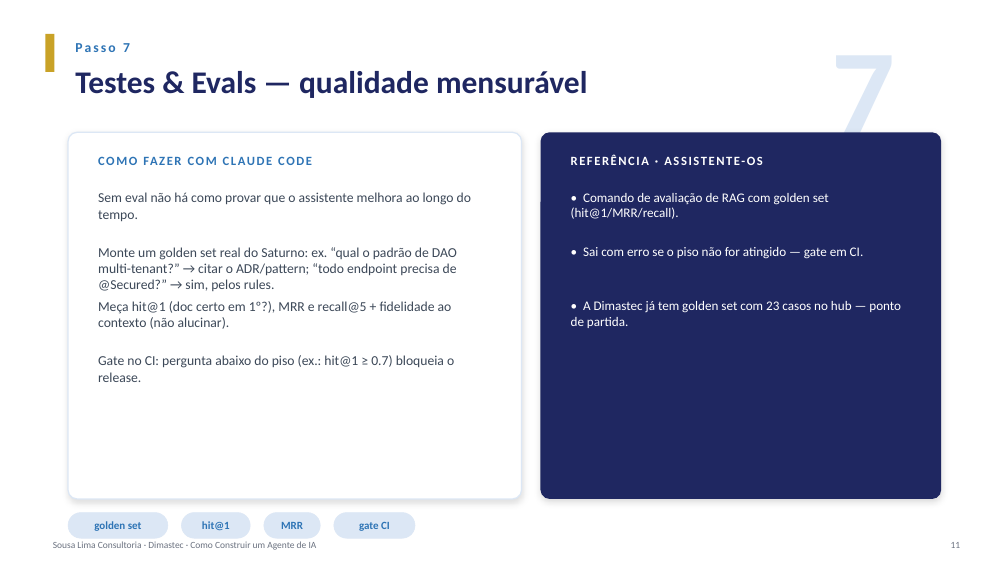
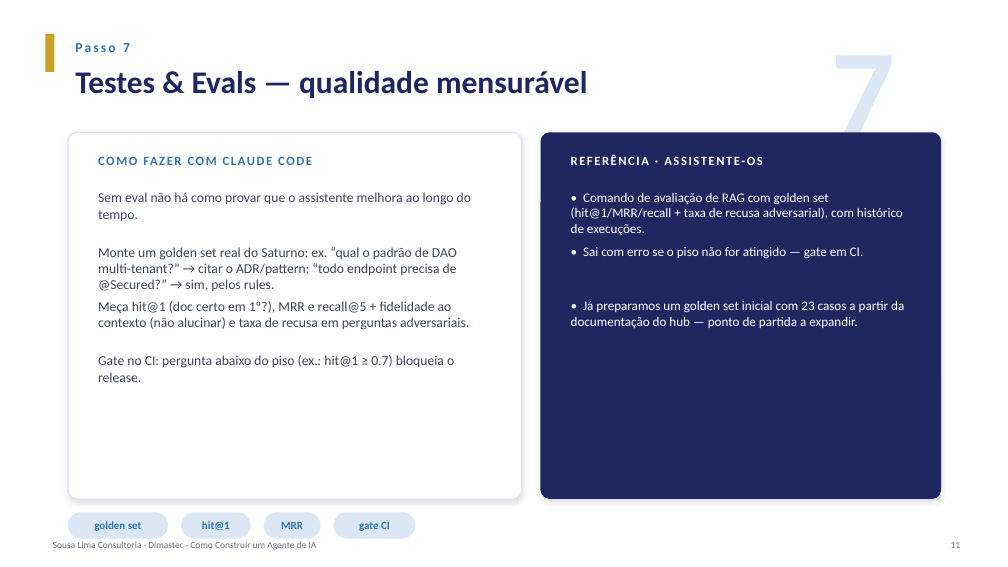
Before and after one commit to devopsadmins/assistente-os, a slide deck: slide 11 of docs/dimastec/Plano-Demonstracao-Agente-IA-Dimastec-CTO.pptx. Drawn at 1008x567 pixels with LibreOffice and Linux fonts; fonts in the diff are those of the drawing. Boxes give left, top, right and bottom in pixels: in the first picture for what was removed or moved away, otherwise in the second. Text is boxed around its words. In the diff, an @@ line names an element or a change of style, - is before the commit and + after.

Commit message:
Dimastec

```diff
--- a/docs/dimastec/Plano-Demonstracao-Agente-IA-Dimastec-CTO.pptx
+++ b/docs/dimastec/Plano-Demonstracao-Agente-IA-Dimastec-CTO.pptx
@@ text at (x1=571, y1=193, x2=903, y2=235): text changed @@
-• Comando de avaliação de RAG com golden set (hit@1/MRR/recall).
+• Comando de avaliação de RAG com golden set (hit@1/MRR/recall + taxa de recusa adversarial), com histórico de execuções.
@@ text at (x1=98, y1=301, x2=469, y2=330): text changed @@
-Meça hit@1 (doc certo em 1º?), MRR e recall@5 + fidelidade ao contexto (não alucinar).
+Meça hit@1 (doc certo em 1º?), MRR e recall@5 + fidelidade ao contexto (não alucinar) e taxa de recusa em perguntas adversariais.
@@ text at (x1=571, y1=301, x2=904, y2=328): text changed @@
-• A Dimastec já tem golden set com 23 casos no hub — ponto de partida.
+• Já preparamos um golden set inicial com 23 casos a partir da documentação do hub — ponto de partida a expandir.
```
Also in this commit, not shown: 1 other slide changed, 19 other files.
